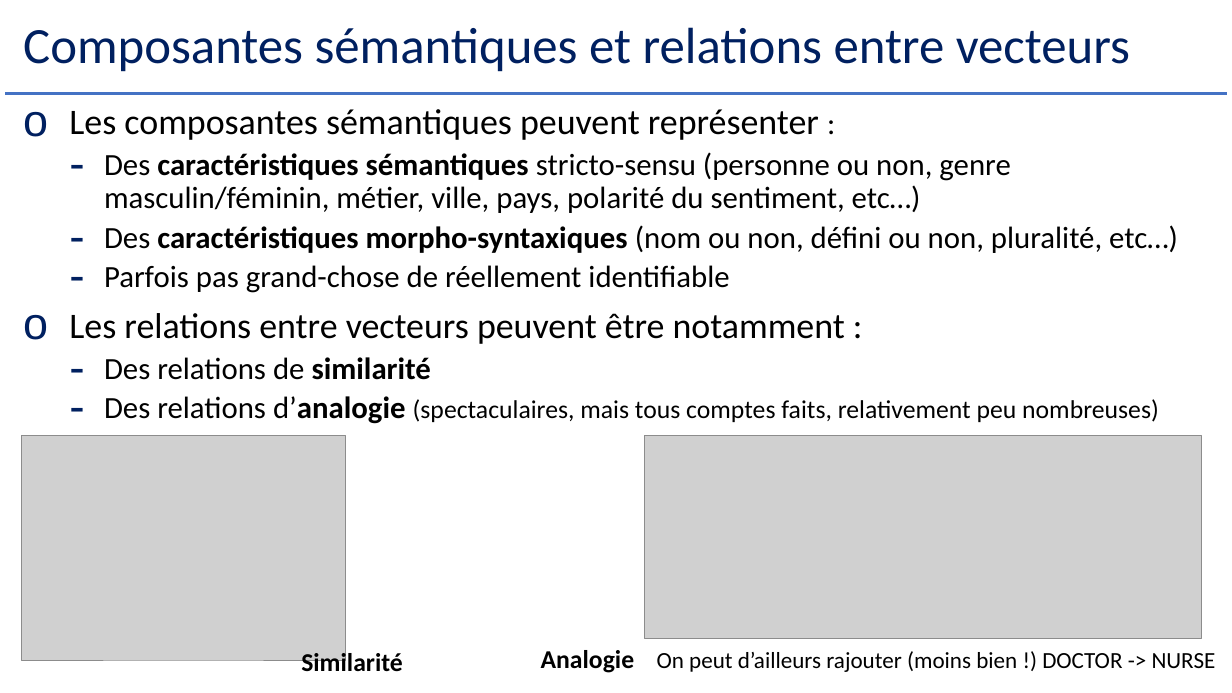
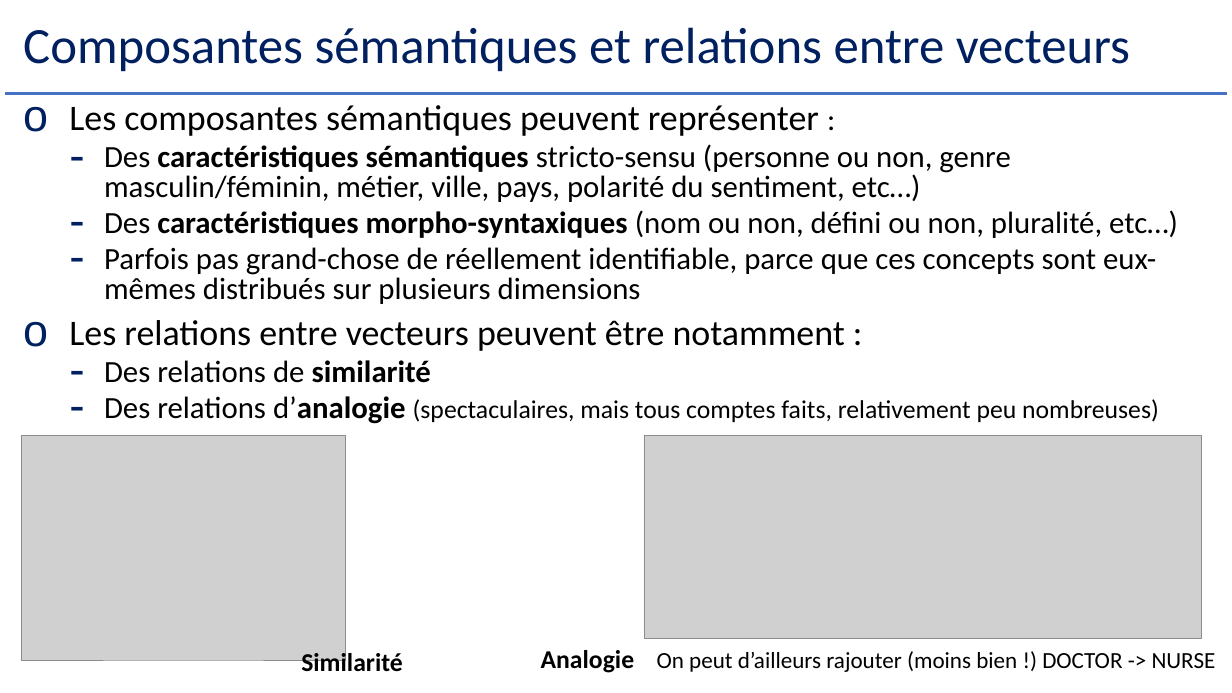
Before and after one commit to Herve-Guerin/cours-NLP-Gustave-Eiffel, a slide deck: slide 69 of Slides/NLP et Analyse Textuelle V2 - 2.pptx (slide 67 before the commit). Drawn at 1232x693 pixels with LibreOffice and Linux fonts; fonts in the diff are those of the drawing; grey boxes stand for pictures. Boxes give left, top, right and bottom in pixels: in the first picture for what was removed or moved away, otherwise in the second. Text is boxed around its words. In the diff, an @@ line names an element or a change of style, - is before the commit and + after.

```diff
--- a/Slides/NLP et Analyse Textuelle V2 - 2.pptx
+++ b/Slides/NLP et Analyse Textuelle V2 - 2.pptx
@@ text at (69,105,1178,424): line spacing 0.9 to 0.8 @@
@@ text at (104,247,1156,304): text changed @@
-  – Parfois pas grand-chose de réellement identifiable
+  – Parfois pas grand-chose de réellement identifiable, parce que ces concepts sont eux-mêmes distribués sur plusieurs dimensions
```
Also in this commit, not shown: 14 other slides changed, 11 slides added.
